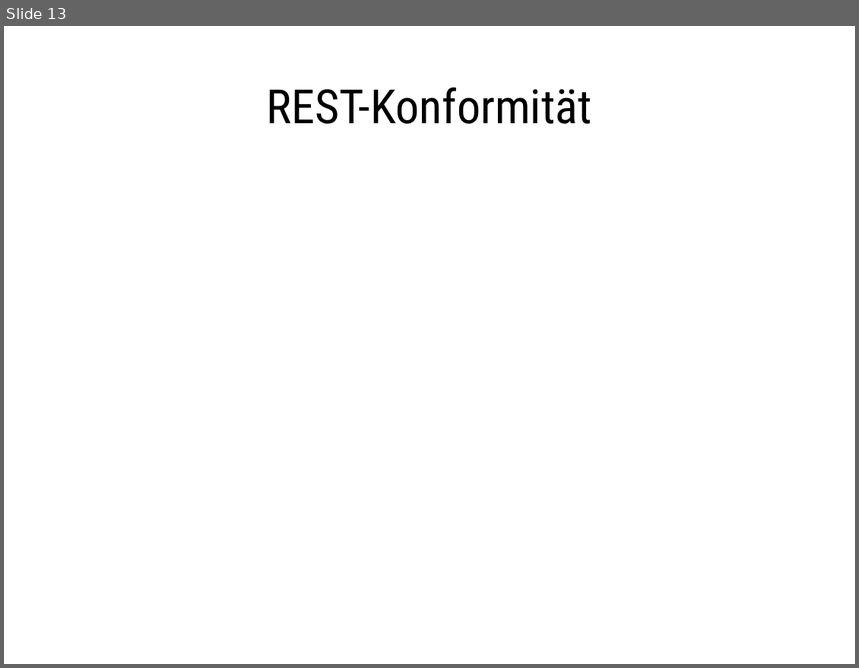
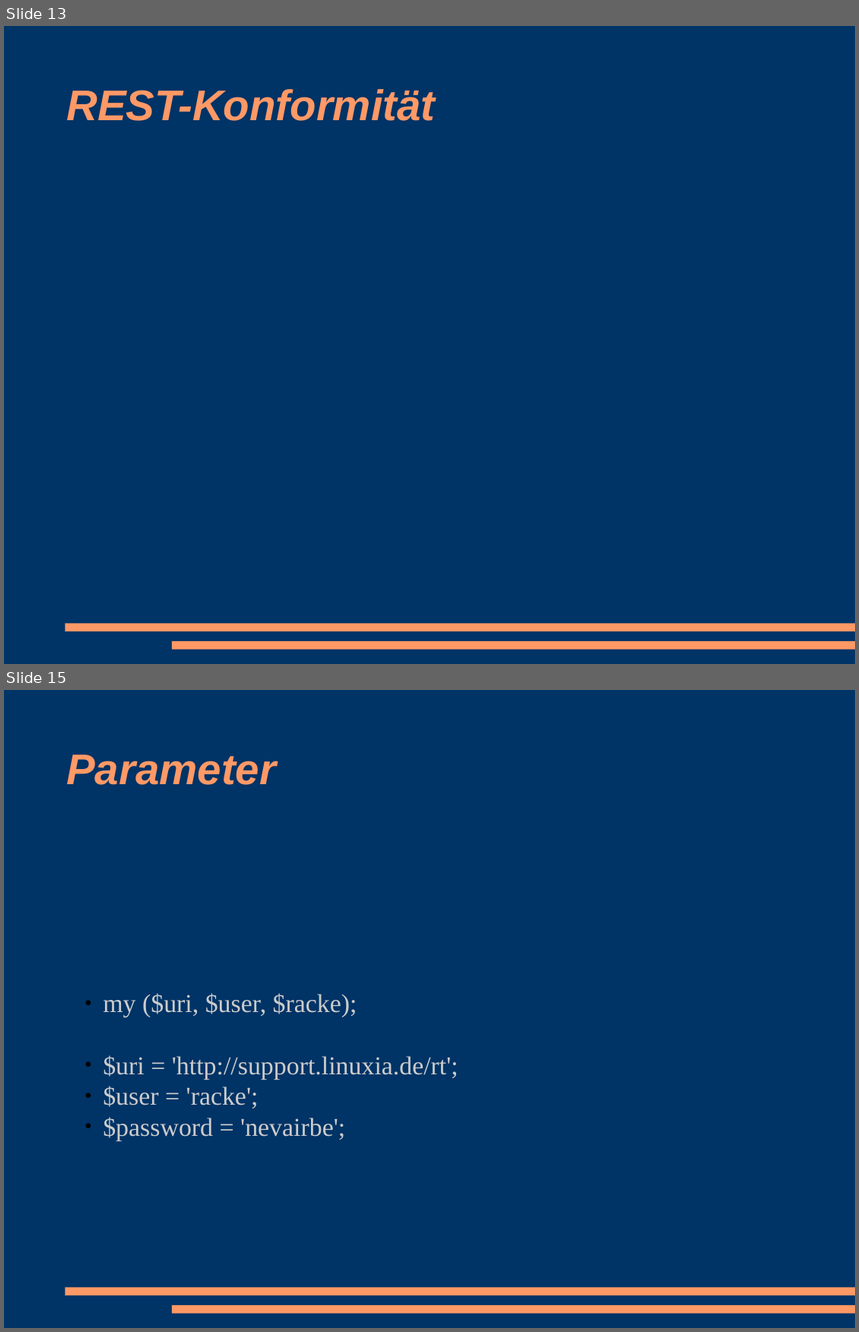
Before and after one commit to racke/Presentations, a slide deck: pws2008/rtrest.odp. Shown one above the other, each under a label of ours: slide 13 before the commit, slides 13 and 15 after it; the slides between them are not shown. The pictures are 859x668 and 859x1332 pixels, drawn with LibreOffice and Linux fonts; fonts in the diff are those of the drawing. Boxes give left, top, right and bottom in pixels: in the first picture for what was removed or moved away, otherwise in the second. Text is boxed around its words. In the diff, an @@ line names an element or a change of style, - is before the commit and + after.

```diff
--- a/pws2008/rtrest.odp
+++ b/pws2008/rtrest.odp
@@ slide 15 added at box(4, 690, 855, 1328), background #003366; not listed: 2 template elements that a slide beside it also shows @@
@@ title added at box(66, 755, 276, 785), 40 pt, text #FF9966, bold, italic @@
+Parameter
@@ subtitle added at box(103, 993, 458, 1141), 24 pt, text #CCCCCC @@
+  ● my ($uri, $user, $racke);
+  ● $uri = 'http://support.linuxia.de/rt';
+  ● $user = 'racke';
+  ● $password = 'nevairbe';
@@ slide 13 changed as well @@
@@ background #FFFFFF to #003366 @@
@@ title "REST-Konformität": place and size @@
-title "REST-Konformität" at box(267, 87, 592, 124)
+title "REST-Konformität" at box(66, 89, 435, 121)
@@ title "REST-Konformität" at box(66, 89, 435, 121): size 44 to 40 pt, font Roboto Condensed to Arial, text colour #000000 to #FF9966, bold on, italic on; alignment centre to left @@
@@ rectangle added at box(65, 624, 855, 632), fill #FF9966 @@
@@ rectangle added at box(172, 642, 855, 650), fill #FF9966 @@
```
Also in this commit, not shown: 11 other slides changed, 4 other slides added, 3 slides removed.
